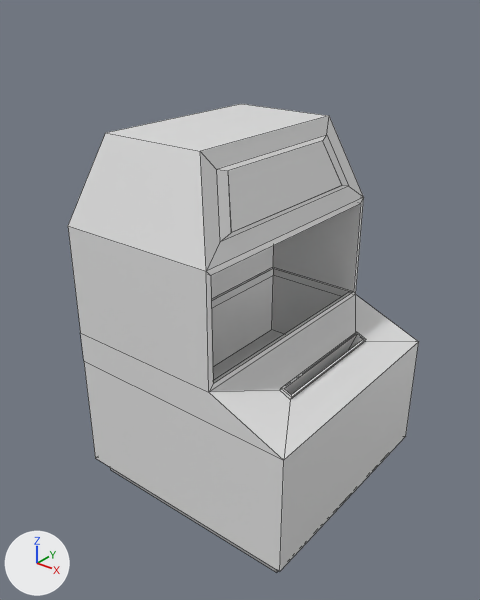
The Blender file Assets/Models/JukeBox.blend as it was, and as the next commit left it.
One viewpoint serves both versions: a 50 mm camera at (1.41, -1.9, 1.95) aimed at (-0.06, -0.07, 0.81). Lighting does not change. The marker at lower left points along +X, +Y and +Z. Mesh edges are drawn as thin lines.

Before the edit, the objects in view are built like this:
```python
me_cube_001 = bpy.data.meshes.new('Cube.001')
me_cube_001.from_pydata(...)  # 76 vertices, 74 faces; spans x -0.74..0.66, y -0.7..0.7, z 0.0..2.08
me_cube_001.materials.append(mat_box)  # white #e7e7e7
me_cube_002 = bpy.data.meshes.new('Cube.002')
me_cube_002.from_pydata([(0.184, 0.488, 1.717), (0.184, -0.488, 1.717), (0.096, 0.4, 1.97), (0.096, -0.4, 1.97)], [], [(2, 3, 1, 0)])
me_cube_002.materials.append(mat_nameplate)  # white #e7e7e7
ob_body = bpy.data.objects.new('Body', me_cube_001)
ob_body.location = (0.0, 0.0, 0.0)
ob_body.scale = (0.707, 0.707, 0.707)
ob_nameplate = bpy.data.objects.new('NamePlate', me_cube_002)
ob_nameplate.location = (0.0, 0.0, 0.0)
ob_nameplate.scale = (0.707, 0.707, 0.707)
```
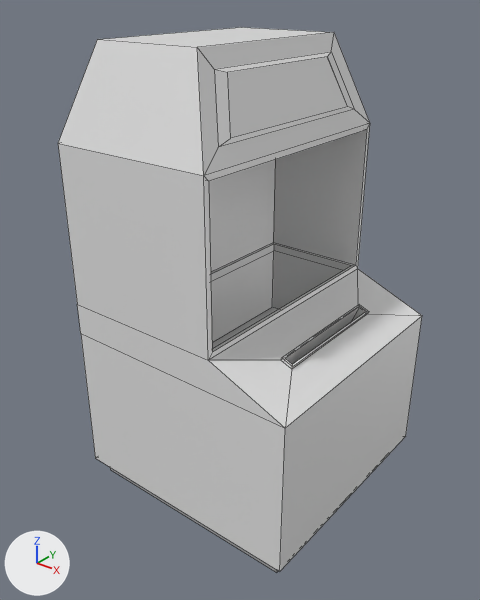
Patch to the scene script:
```diff
--- a/Assets/Models/JukeBox.blend.py
+++ b/Assets/Models/JukeBox.blend.py
@@ me_cube_001 @@
 me_cube_001.from_pydata(...)  # 76 vertices, 74 faces; spans x -0.74..0.66, y -0.7..0.7, z 0.0..2.08
 # used by ob_body; location = (0.0, 0.0, 0.0); scale = (0.707, 0.707, 0.707)
+# me_cube_001 part 1: all 44 vertices in x -0.74..0.66, y -0.7..0.7, z 0.52..1.01 are moved by (0.0, 0.0, 0.18)
+# me_cube_001 part 2: all 20 vertices in x -0.74..0.21, y -0.7..0.7, z 1.57..2.08 are moved by (0.0, 0.0, 0.43)
 me_cube_001.materials.append(mat_box)
@@ me_cube_002 @@
 me_cube_002.from_pydata(...)  # 4 vertices, 1 face; spans x 0.096..0.184, y -0.488..0.488, z 1.717..1.97
 # used by ob_nameplate; location = (0.0, 0.0, 0.0); scale = (0.707, 0.707, 0.707)
+# me_cube_002 part 3: the whole mesh is moved by (0.0, 0.0, 0.427)
 me_cube_002.materials.append(mat_nameplate)
```

Where the change shows, as pixel boxes (x1, y1, x2, y2) in the pictures (480 x 600 px; the box of a moved part takes in the faces that stretch with it):
'Body', reshaped (16% taller)
    before: (68, 104, 418, 572)
    after: (58, 27, 422, 572)
'NamePlate', mesh moved
    before: (229, 141, 342, 232)
    after: (228, 57, 348, 138)
part 1 of me_cube_001, moved or reshaped
    before: (81, 267, 418, 571)
    after: (77, 243, 422, 571)
part 2 of me_cube_001, moved or reshaped
    before: (68, 104, 364, 392)
    after: (58, 27, 370, 360)
